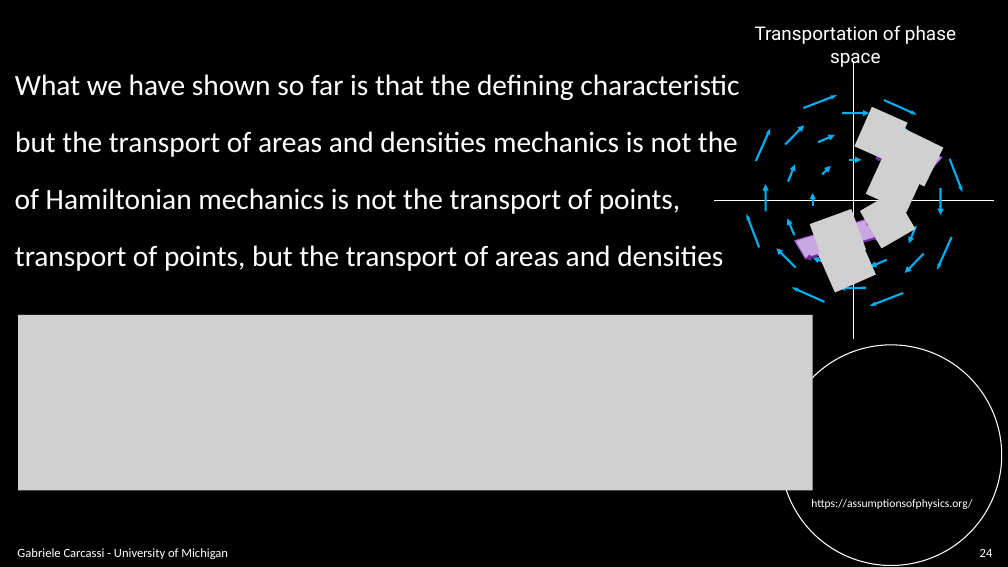
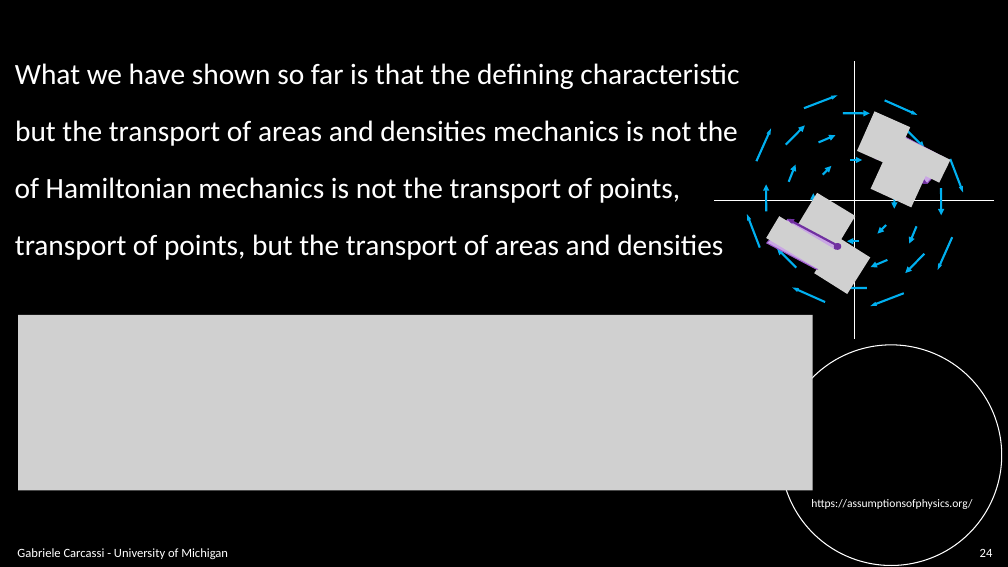
Before and after one commit to assumptionsofphysics/slides, a slide deck: slide 24 of BookCompanions-v2/RP-Class-3.pptx. Drawn at 1008x567 pixels with LibreOffice and Linux fonts; fonts in the diff are those of the drawing; grey boxes stand for pictures; background and template pictures are left out. Boxes give left, top, right and bottom in pixels: in the first picture for what was removed or moved away, otherwise in the second. Text is boxed around its words. In the diff, an @@ line names an element or a change of style, - is before the commit and + after.

```diff
--- a/BookCompanions-v2/RP-Class-3.pptx
+++ b/BookCompanions-v2/RP-Class-3.pptx
@@ text removed at box(755, 25, 956, 68) @@
-Transportation of phase space
@@ picture: place and size @@
-picture at box(854, 107, 908, 162)
+picture at box(857, 111, 911, 166)
@@ picture: place and size @@
-picture at box(866, 154, 924, 212)
+picture at box(871, 149, 929, 207)
@@ parallelogram: place and size @@
-parallelogram at box(879, 132, 942, 184)
+parallelogram at box(878, 130, 948, 186)
@@ picture: place and size @@
-picture at box(885, 129, 944, 187)
+picture at box(879, 130, 950, 183)
@@ arrow moved from (881, 160) - (922, 181) to (880, 159) - (928, 184) @@
@@ picture added at box(795, 193, 856, 253) @@
@@ picture removed at box(810, 209, 867, 265) @@
@@ picture removed at box(860, 191, 916, 248) @@
@@ 4 texts: place and size @@
-4 texts at box(15, 74, 739, 271)
+4 texts at box(15, 63, 739, 260)
@@ picture added at box(766, 216, 837, 273) @@
@@ parallelogram at box(767, 216, 837, 272): mirrored; rotation 343 to 207 degrees @@
@@ arrow moved from (875, 238) - (805, 259) to (836, 244) - (788, 219) @@
@@ picture at box(814, 236, 871, 294): rotation 336 to 32 degrees @@
@@ arrow moved from (876, 237) - (867, 219) to (836, 249) - (817, 270) @@
@@ ellipse at box(835, 243, 841, 250): rotation 0 to 180 degrees @@
```
Also in this commit, not shown: 25 other slides changed, 4 slides added.
